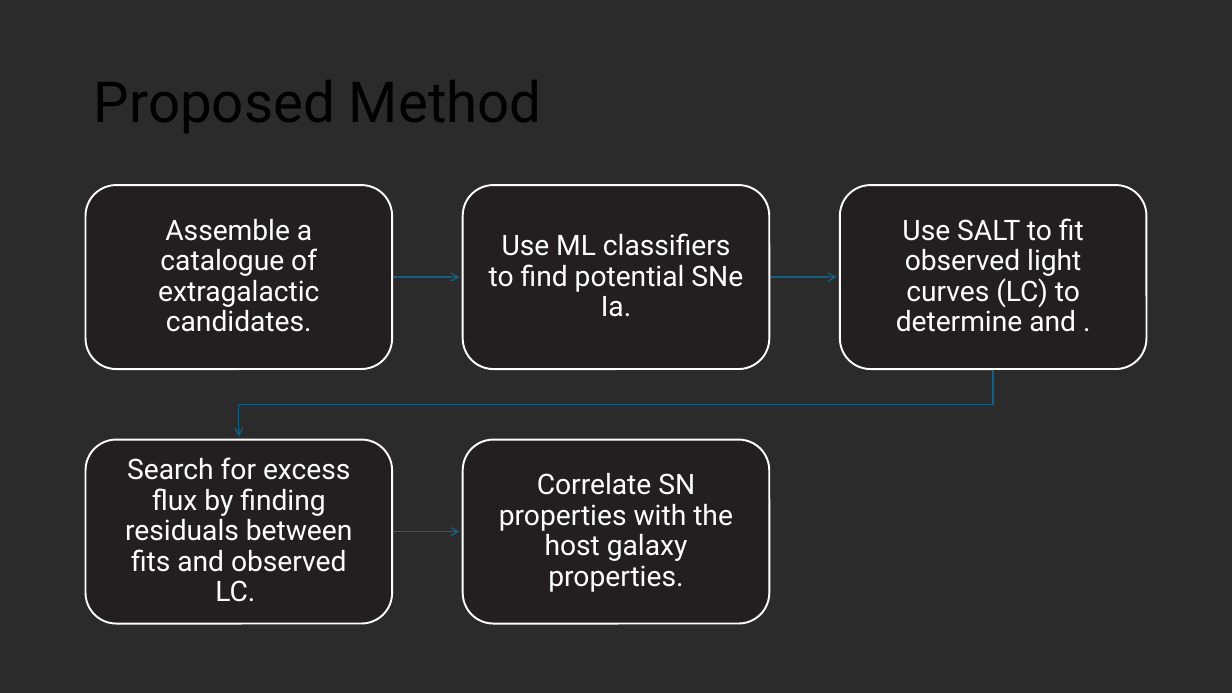
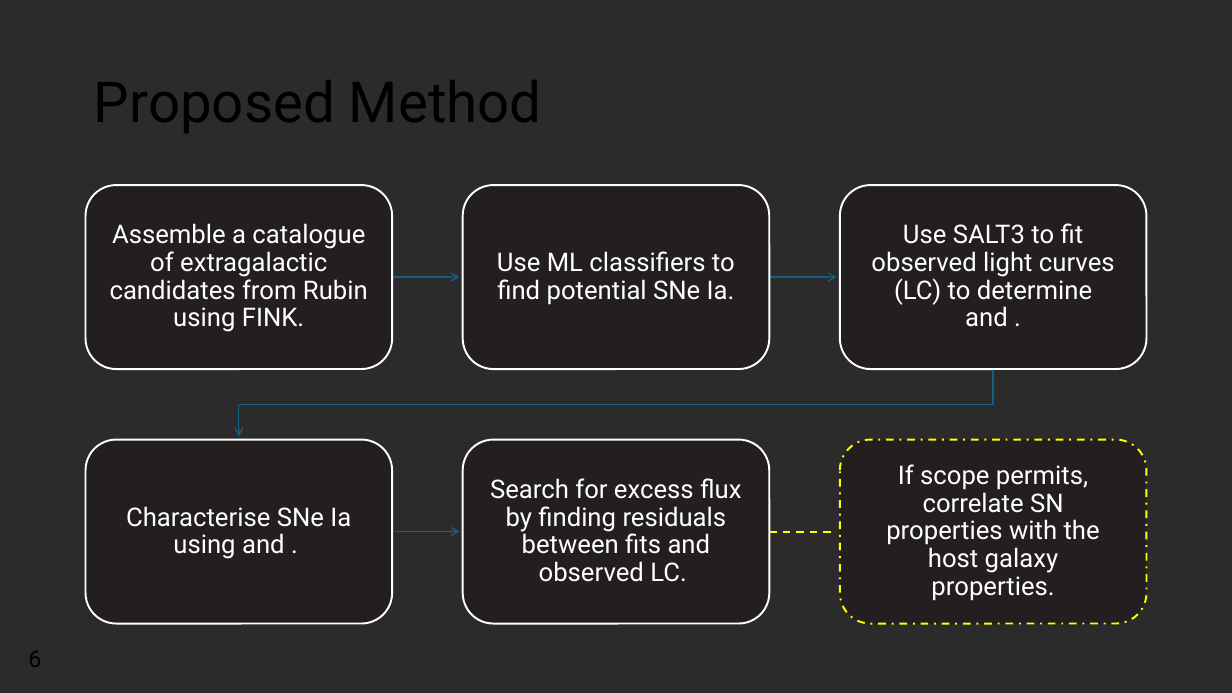
Before and after one commit to Webd0g/Honours_Project, a slide deck: slide 7 of Oral_presentation/Oral_Presentation.pptx. Drawn at 1232x693 pixels with LibreOffice and Linux fonts; fonts in the diff are those of the drawing; background and template pictures are left out; a plain dark background stands for a picture behind light text. Boxes give left, top, right and bottom in pixels: in the first picture for what was removed or moved away, otherwise in the second. Text is boxed around its words. In the diff, an @@ line names an element or a change of style, - is before the commit and + after.

```diff
--- a/Oral_presentation/Oral_Presentation.pptx
+++ b/Oral_presentation/Oral_Presentation.pptx
@@ text "Use ML classifiers to find ..." at [497,251,735,305]: size 22 to 20 pt @@
@@ text at [110,223,368,332]: text changed; size 22 to 20 pt @@
-Assemble a catalogue of extragalactic candidates.
+Assemble a catalogue of extragalactic candidates from Rubin using FINK.
@@ text at [871,223,1115,327]: text changed; size 22 to 20 pt @@
-Use SALT to fit observed light curves (LC) to determine and .
+Use SALT3 to fit observed light curves (LC) to determine and .
@@ text "Search for excess flux by ..." at [490,478,742,582]: size 22 to 20 pt @@
@@ text "Search for excess flux by ...": place and size @@
-text "Search for excess flux by ..." at [125,457,353,602]
+text "Search for excess flux by ..." at [490,478,742,582]
@@ rounded rectangle added at [840,440,1147,624], fill #231F20, outline #FFFF00 1.5 pt dashed @@
@@ text at [886,464,1100,601]: text changed; size 22 to 20 pt @@
-Correlate SN properties with the host galaxy properties.
+If scope permits, correlate SN properties with the host galaxy properties.
@@ text added at [126,506,351,559], 20 pt, text #FFFFFF @@
+Characterise SNe Ia using and .
@@ freeform shape added at [769,527,836,536], outline #FFFF00 1.5 pt dashed @@
@@ text added at [28,651,41,667], 18 pt, text #000000 @@
+6
```
Also in this commit, not shown: 6 other slides changed, 2 slides added, 20 other files.
